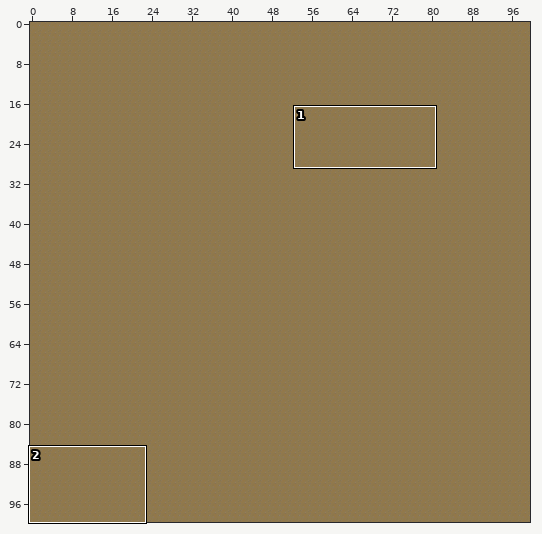
Level history. Tiled map (JSON): asset/img/tiled/location_2.json. The picture above shows the old version from afar; the outline marks the close-up.
Close-up. Earlier state:
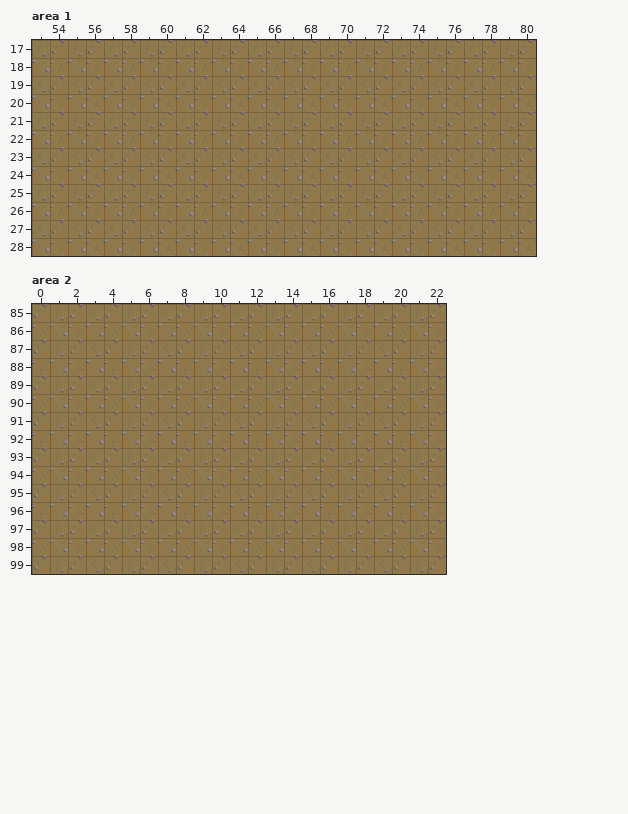
Cells are 32x32 px. Shown: area 1 x 53..80, y 17..28; area 2 x 0..22, y 85..99. The commit also changed other parts of the map, which this record leaves out.
New version:
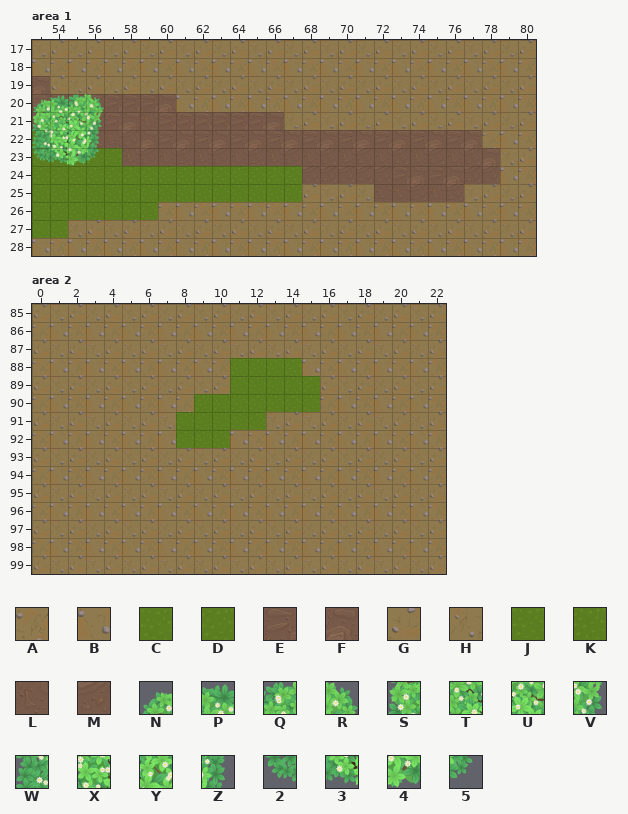
Key: from "level_1": A 51, B 52, C 55, D 56, E 59, F 60, G 101, H 102, J 105, K 106, L 109, M 110, N 1330, P 1331, Q 1332, R 1333, S 1380, T 1381, U 1382, V 1383, W 1430, X 1431, Y 1432, Z 1433, 2 1480, 3 1481, 4 1482, 5 1483.
_ is an empty cell, # one hidden under a higher layer.
Edits made:
{"where": "layer \"ground\", area 1"}
{"y":19,"x":53,"old":"H","new":"F"}
{"y":20,"x":53,"old":"BABABABA","new":"EEEEEEEF"}
{"y":21,"x":53,"old":"HGHGHGHGHGHGHG","new":"F##FEFLEEEEEEF"}
{"y":22,"x":53,"old":"BABABABABABABABABABABABAB","new":"DDMMLMFEFEFEFEFEFEFEFEFEF"}
{"y":23,"x":53,"old":"HGHGHGHGHGHGHGHGHGHGHGHGHG","new":"KKDDDLMLMLMLMLMLMLMLMLMLMF"}
{"y":24,"x":53,"old":"BABABABABABABABABABABABABA","new":"DDDDDDDDDDDDDDDMMMMMEFEFMM"}
{"y":25,"x":53,"old":"HGHGHGHGHGHGHGH","new":"KKKKKKKKKKKKKKK"}
{"y":25,"x":72,"old":"GHGHG","new":"LLMLM"}
{"y":26,"x":53,"old":"BABABAB","new":"CJJJJJK"}
{"y":27,"x":53,"old":"HG","new":"JK"}
{"where": "layer \"tree\", area 1"}
{"y":20,"x":53,"old":"____","new":"NPQR"}
{"y":21,"x":53,"old":"____","new":"STUV"}
{"y":22,"x":53,"old":"____","new":"WXYZ"}
{"y":23,"x":53,"old":"____","new":"2345"}
{"where": "layer \"ground\", area 2"}
{"y":88,"x":11,"old":"BABA","new":"CCCD"}
{"y":89,"x":11,"old":"HGHGH","new":"JJJKD"}
{"y":90,"x":9,"old":"BABABAB","new":"CCJJJKK"}
{"y":91,"x":8,"old":"GHGHG","new":"CJJJK"}
{"y":92,"x":8,"old":"ABA","new":"JJK"}
{"label":"changed","picture_box":[32,76,500,238]}
{"label":"changed","picture_box":[176,358,320,448]}
